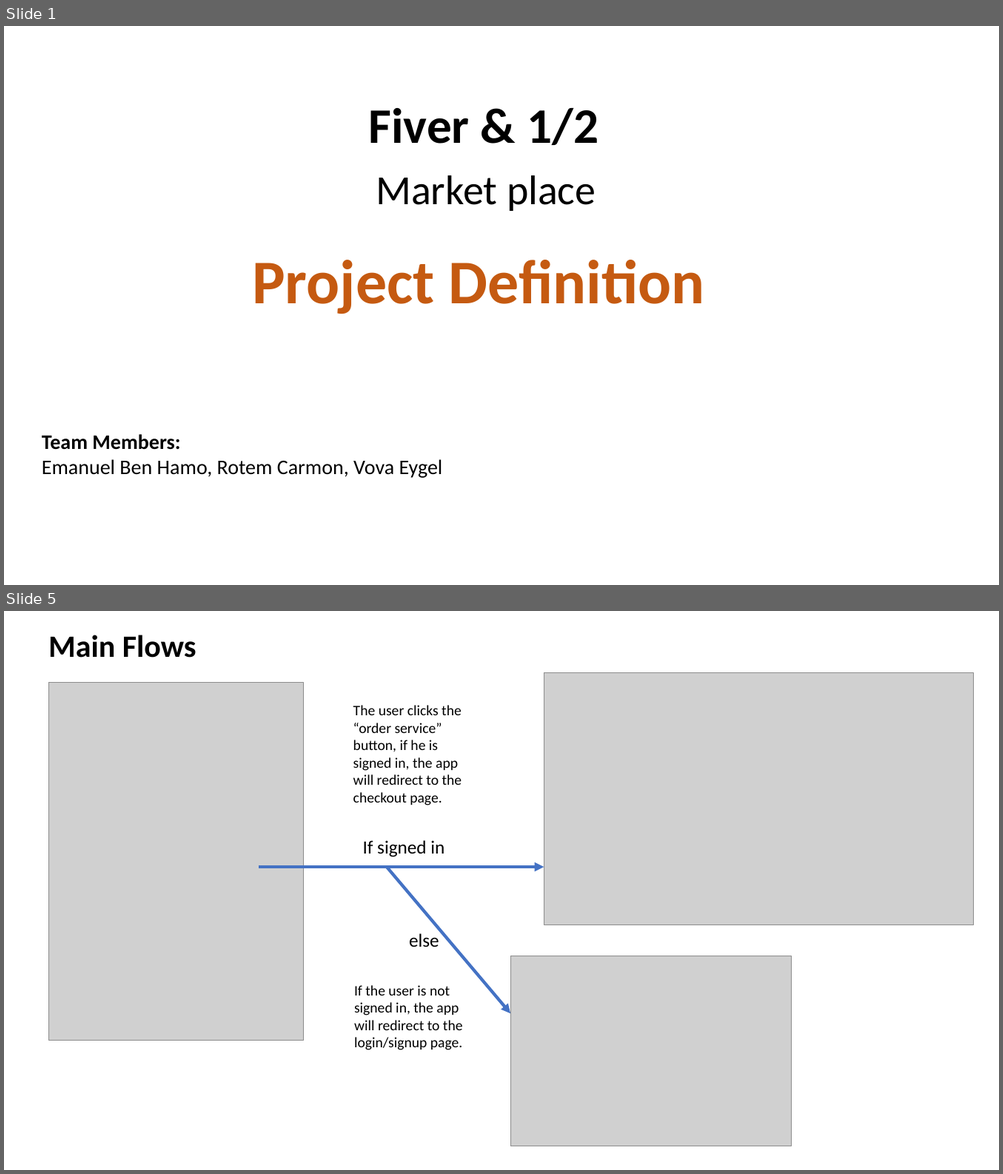
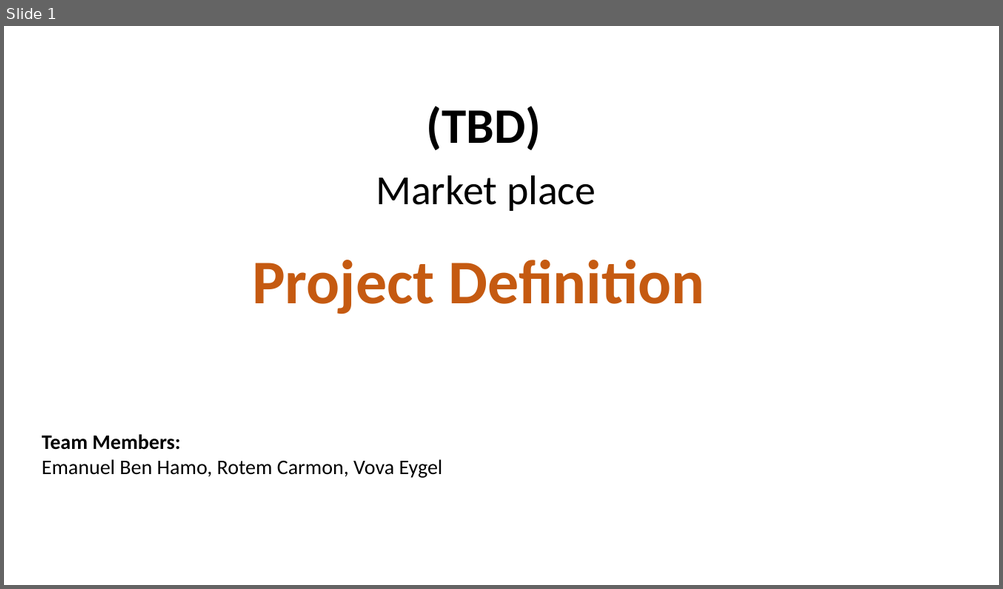
Before and after one commit to EmanuelBenHamo/Fiver-Final-Sprint, a slide deck: Product Definition Document Sample - Vybing - v1.5.pptx. Shown one above the other, each under a label of ours: slides 1 and 5 before the commit, slide 1 after it; the slides between them are not shown. The pictures are 1003x1174 and 1003x589 pixels, drawn with LibreOffice and Linux fonts; fonts in the diff are those of the drawing; grey boxes stand for pictures. Boxes give left, top, right and bottom in pixels: in the first picture for what was removed or moved away, otherwise in the second. Text is boxed around its words. In the diff, an @@ line names an element or a change of style, - is before the commit and + after.

```diff
--- a/Product Definition Document Sample - Vybing - v1.5.pptx
+++ b/Product Definition Document Sample - Vybing - v1.5.pptx
@@ slide 5 removed at box(4, 611, 999, 1170), background #FFFFFF @@
@@ text removed at box(48, 635, 196, 658) @@
-Main Flows
@@ picture removed at box(543, 673, 973, 925) @@
@@ picture removed at box(48, 683, 303, 1041) @@
@@ text removed at box(353, 705, 462, 806) @@
-The user clicks the “order service” button, if he is signed in, the app will redirect to the checkout page.
@@ text removed at box(363, 840, 444, 857) @@
-If signed in
@@ arrow removed from (259, 867) to (543, 867) @@
@@ arrow removed from (387, 867) to (511, 1014) @@
@@ text removed at box(409, 934, 439, 947) @@
-else
@@ picture removed at box(511, 957, 792, 1147) @@
@@ text removed at box(354, 985, 463, 1051) @@
-If the user is not signed in, the app will redirect to the login/signup page.
@@ slide 1 changed as well @@
@@ text at box(427, 106, 541, 150): text changed @@
-Fiver & 1/2
+(TBD)
```
Also in this commit, not shown: 2 other slides changed, 17 slides added, 7 other slides removed.
